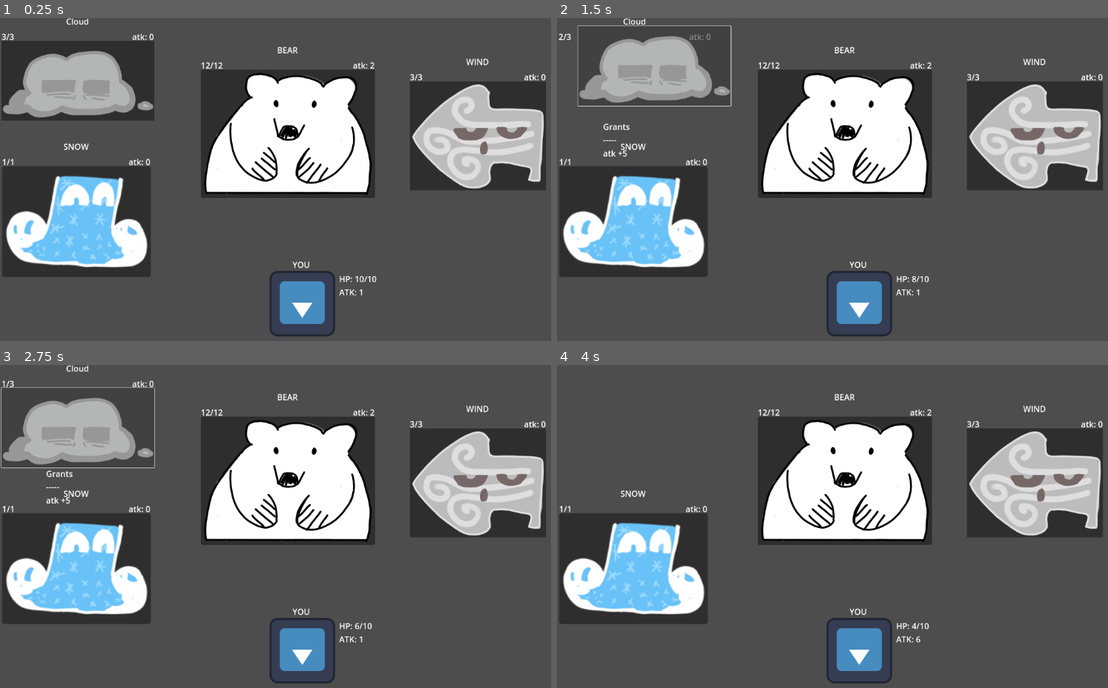
Above: before the commit, frames 1-4 (two rows, left to right).
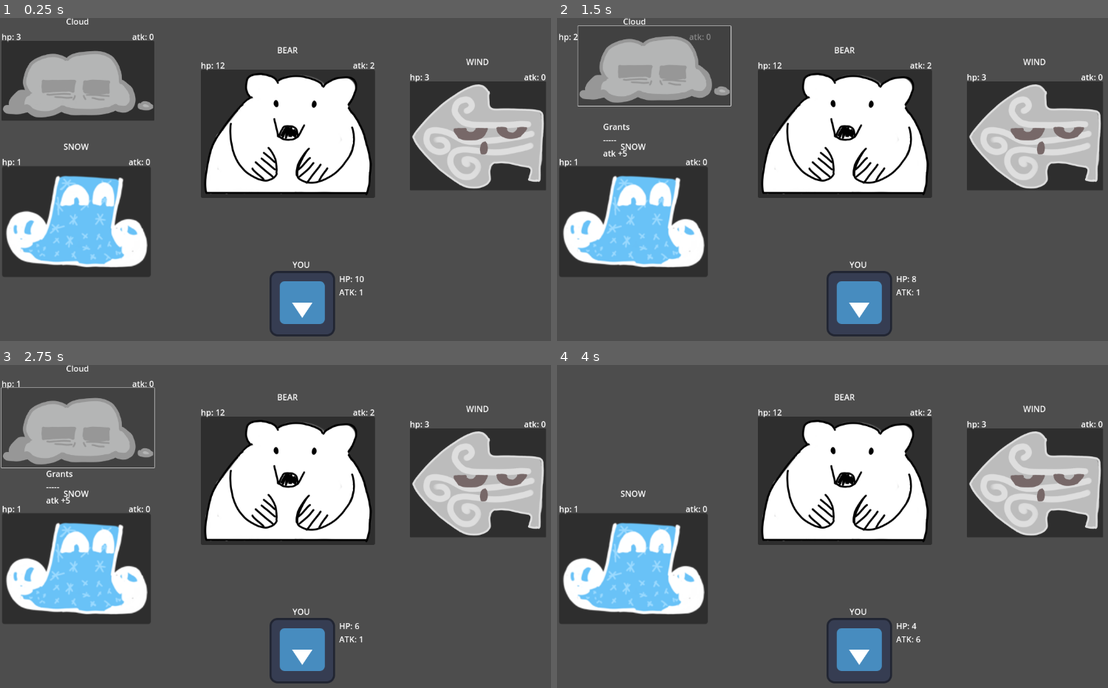
Above: after the commit, the same moments.

Repository: alex-mike-mark-again/godot-combat
Game: Godot game, scene res://main.tscn
The game is run twice, just before and just after one commit, with the same random seed, the same clock (stepped at 60 frames per second) and the same inputs. The engine's default icon, where the game draws it, is replaced by a stand-in: a white triangle on a blue panel in a dark square.
Inputs (mouse positions are in pixels of both pictures, inside the frame that each line leads up to):
- Up to frame 1 (0.25 s): no input
- Up to frame 2 (1.5 s): click (634, 79) at 0.52 s; click (634, 79) at 1.27 s
- Up to frame 3 (2.75 s): click (77, 426) at 2.02 s
- Up to frame 4 (4 s): tap Enter at 2.75 s; move the mouse to (981, 513) at 2.77 s; tap Space at 3.5 s; move the mouse to (733, 545) at 3.52 s

The runs differ from the first frame. In frame 1, 0.2% of the frame differs, in the area x 0-78%, y 4-82%; in frame 2, 0.2%; in frame 3, 0.2%; in frame 4, 0.2%.

Commit message:
Removes max HP stat.

Diff:
--- a/battler.gd
+++ b/battler.gd
@@ -5,21 +5,21 @@
 extends Control
 class_name Battler
 
-@export var mhp: int
-@export var atk = 1
-var hp
+@export var atk = 0
+@export var hp = 1
 var dead = false
 
 signal died
-
-func _ready():
-	hp = mhp
 
 func take_damage(damage: int):
 	hp = max(hp-damage,0)
 	_update_displays()
 	if hp == 0:
 		die()
+
+func reduce_atk(reduction: int):
+	atk = max(atk-reduction,0)
+	_update_displays()
 
 func die():
 	dead = true
@@ -31,13 +31,9 @@
 
 func apply_buff(buff: Buff):
 	atk += buff.atk
-	mhp += buff.mhp
-	hp += buff.mhp
-	hp = min(hp+buff.hp,mhp)
+	hp += buff.hp
 	_update_displays()
 
 func remove_buff(buff: Buff):
 	atk -= buff.atk
-	mhp -= buff.mhp
-	hp = min(hp,mhp)
 	_update_displays()
--- a/buff.gd
+++ b/buff.gd
@@ -2,20 +2,16 @@
 class_name Buff
 
 @export var atk = 0
-@export var mhp = 0
 @export var hp = 0
 
-func _init(a,b,c):
+func _init(a,b):
 	self.atk = a
-	self.mhp = b
-	self.hp = c
+	self.hp = b
 
 func toString():
 	var r = ""
 	if atk:
 		r+="atk +"+str(atk)+"\n"
-	if mhp:
-		r+="mhp +"+str(mhp)+"\n"
 	if hp:
 		r+="hp +"+str(hp)+"\n"
 
--- a/enemies/bear.tscn
+++ b/enemies/bear.tscn
@@ -6,8 +6,8 @@
 [node name="BEAR" instance=ExtResource("1_82tqm")]
 buff_atk = 1
 buff_hp = 10
-mhp = 12
 atk = 2
+hp = 12
 
 [node name="Labels" parent="." index="1"]
 offset_right = 340.0
--- a/enemies/cloud.tscn
+++ b/enemies/cloud.tscn
@@ -5,8 +5,7 @@
 
 [node name="Cloud" instance=ExtResource("1_v2nsx")]
 buff_atk = 5
-mhp = 3
-atk = 0
+hp = 3
 
 [node name="Labels" parent="." index="1"]
 offset_right = 497.0
--- a/enemies/enemy.gd
+++ b/enemies/enemy.gd
@@ -11,13 +11,11 @@
 
 @export_group("Buffs")
 @export var buff_atk: int
-@export var buff_mhp: int
 @export var buff_hp: int
 var buff
 
 func _ready():
-	super._ready()
-	buff = Buff.new(buff_atk, buff_mhp, buff_hp)
+	buff = Buff.new(buff_atk, buff_hp)
 	nameLabel.text = self.name
 
 	_write_buff_label()
@@ -42,7 +40,7 @@
 	hide()
 
 func _update_displays():
-	hpLabel.text = str(hp)+"/"+str(mhp)
+	hpLabel.text = "hp: "+str(hp)
 	atkLabel.text = "atk: "+str(atk)
 
 func take_damage(damage: int):
--- a/enemies/wind.tscn
+++ b/enemies/wind.tscn
@@ -5,8 +5,7 @@
 
 [node name="WIND" instance=ExtResource("1_1utia")]
 buff_atk = 3
-mhp = 3
-atk = 0
+hp = 3
 
 [node name="Labels" parent="." index="1"]
 offset_right = 396.0
--- a/player.gd
+++ b/player.gd
@@ -5,12 +5,10 @@
 var tempBuffs: Array
 
 func _ready():
-	super._ready()
-
 	_update_displays()
 
 func _update_displays():
-	stats.text = "HP: "+str(hp)+"/"+str(mhp)+"\nATK: "+str(atk)
+	stats.text = "HP: "+str(hp)+"\nATK: "+str(atk)
 
 func apply_buff(buff: Buff):
 	tempBuffs.append(buff)
--- a/player.tscn
+++ b/player.tscn
@@ -8,7 +8,8 @@
 anchors_preset = 0
 script = ExtResource("1_c8ry4")
 stats = NodePath("Stats")
-mhp = 10
+atk = 1
+hp = 10
 
 [node name="Sprite2D" type="Sprite2D" parent="."]
 rotation = 3.14159
--- a/troops/one_dude.tscn
+++ b/troops/one_dude.tscn
@@ -14,6 +14,4 @@
 offset_right = 514.0
 offset_bottom = 123.0
 buff_atk = 1
-buff_mhp = 1
 buff_hp = 1
-mhp = 2
